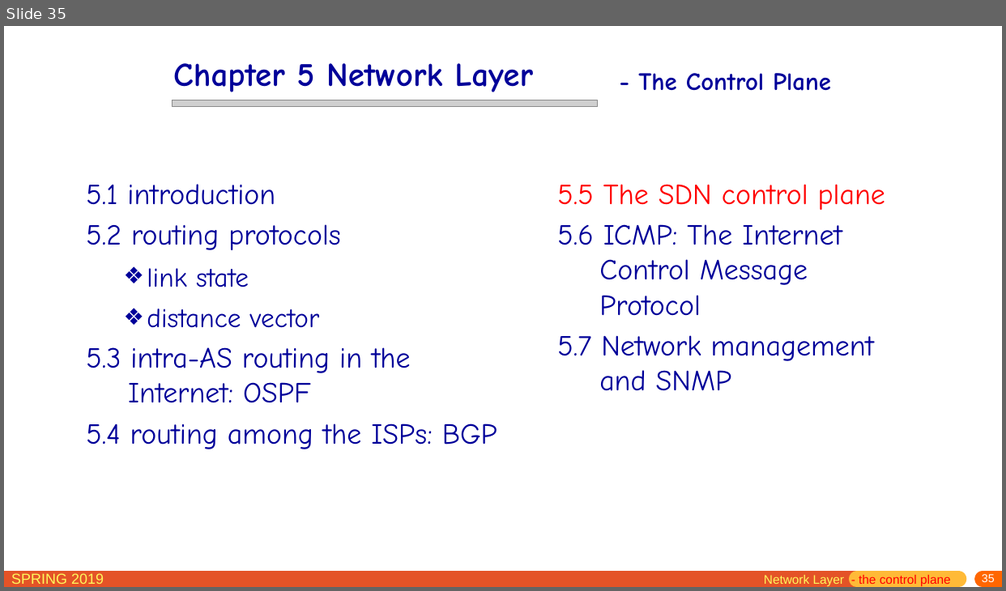
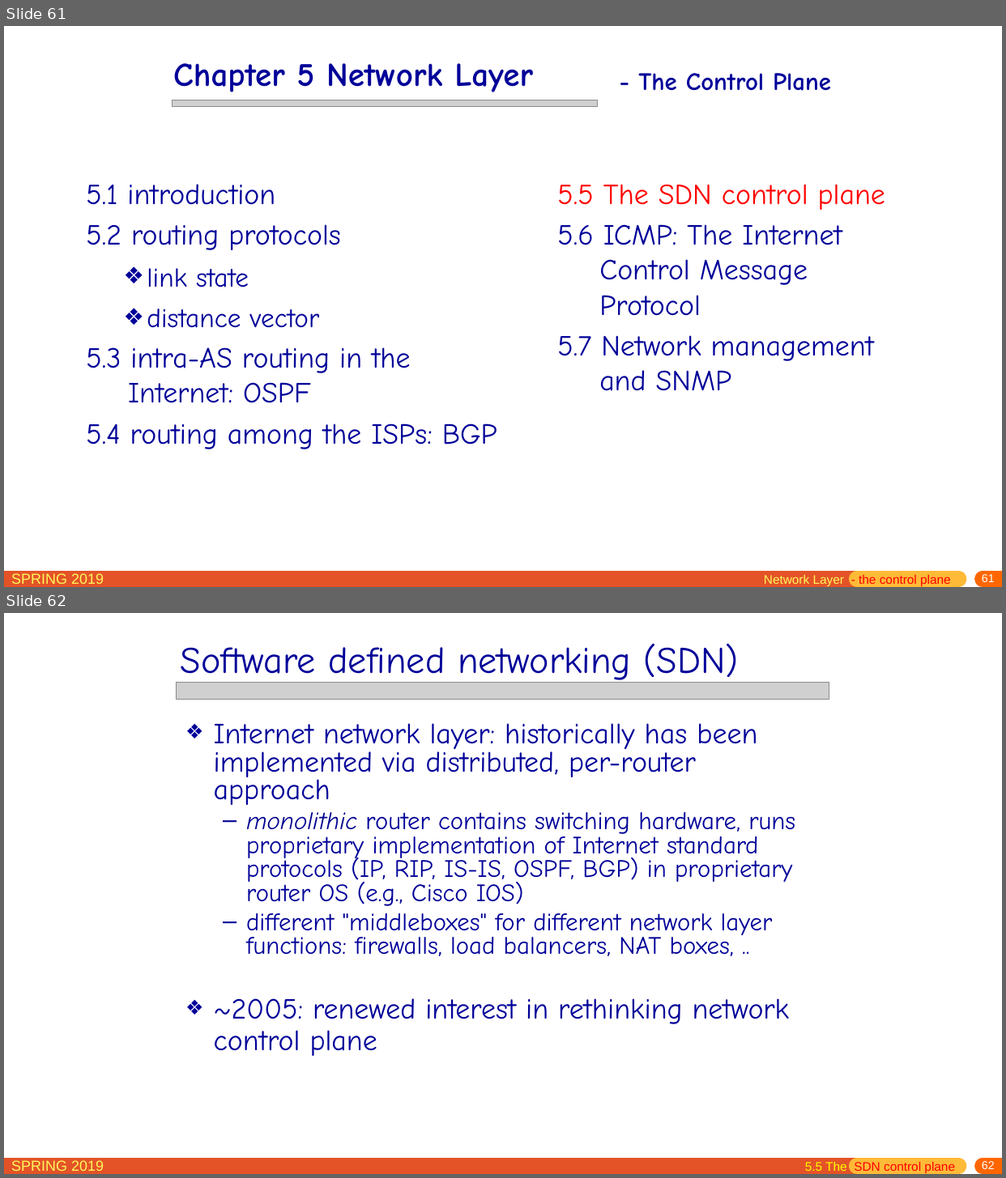
Before and after one commit to jichenghu/PPT_networkDistributed, a slide deck: chapter5.pptx. Shown one above the other, each under a label of ours: slide 35 before the commit, slides 61 and 62 after it. The pictures are 1006x591 and 1006x1178 pixels, drawn with LibreOffice and Linux fonts; fonts in the diff are those of the drawing; grey boxes stand for pictures. Boxes give left, top, right and bottom in pixels: in the first picture for what was removed or moved away, otherwise in the second. Text is boxed around its words. In the diff, an @@ line names an element or a change of style, - is before the commit and + after.

```diff
--- a/chapter5.pptx
+++ b/chapter5.pptx
@@ slide 62 added at [4,613,1002,1174], background #FFFFFF; not listed: 5 template elements that a slide beside it also shows @@
@@ text added at [181,643,739,684], 36 pt, text #000099 @@
+Software defined networking (SDN)
@@ picture added at [177,683,829,699] @@
@@ text added at [214,723,795,1056], 24 pt, text #000099 @@
+❖ Internet network layer: historically has been implemented via distributed, per-router approach
+  – monolithic router contains switching hardware, runs proprietary implementation of Internet standard protocols (IP, RIP, IS-IS, OSPF, BGP) in proprietary router OS (e.g., Cisco IOS)
+  – different "middleboxes" for different network layer functions: firewalls, load balancers, NAT boxes, ..
+❖ ~2005: renewed interest in rethinking network control plane
@@ text added at [805,1162,955,1174], 12 pt, text #FF0000 @@
+5.5 The SDN control plane
@@ what was slide 35 is now slide 61 @@
@@ page number at [982,574,995,582]: text changed @@
-35
+61
```
Also in this commit, not shown: 6 slides changed, 54 other slides added, 1 other file.
